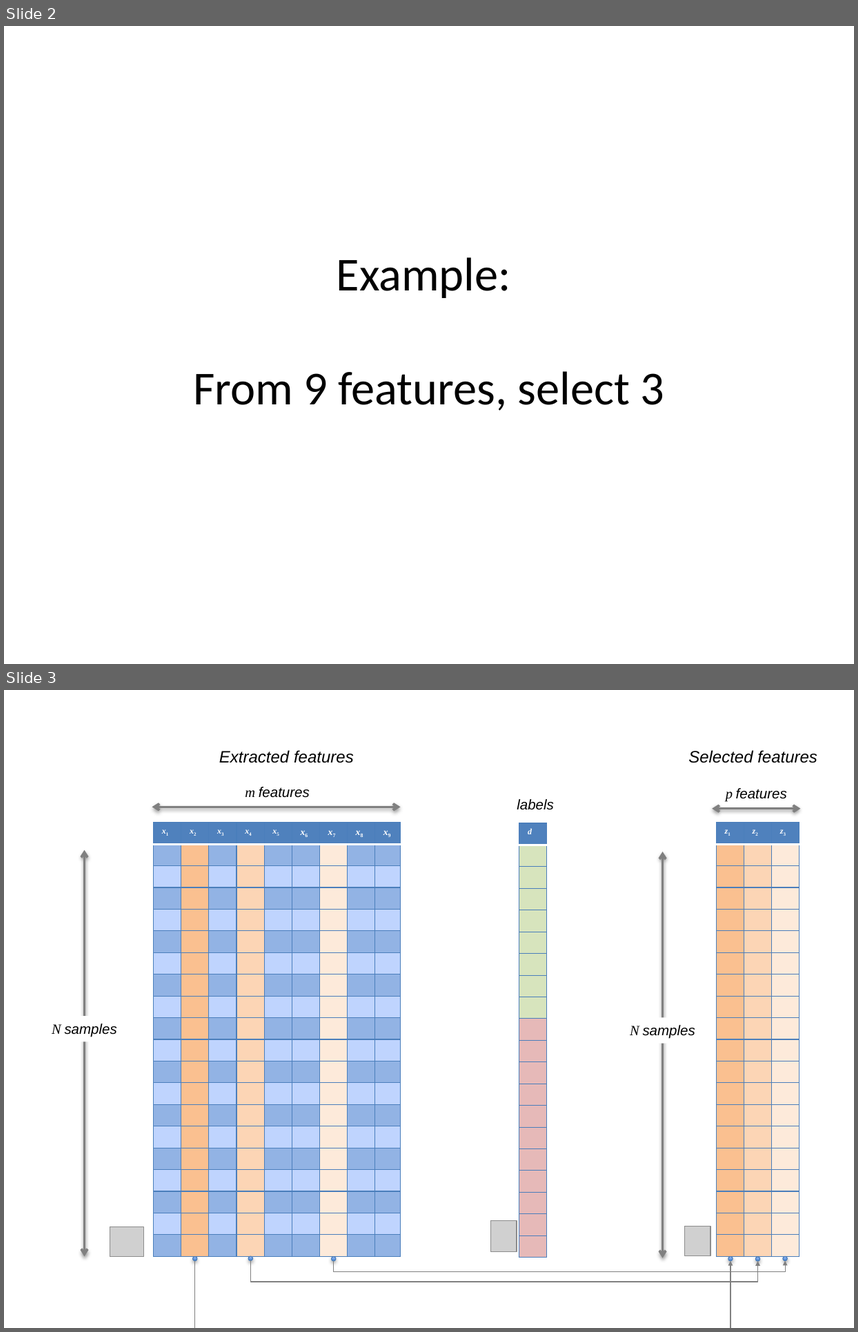
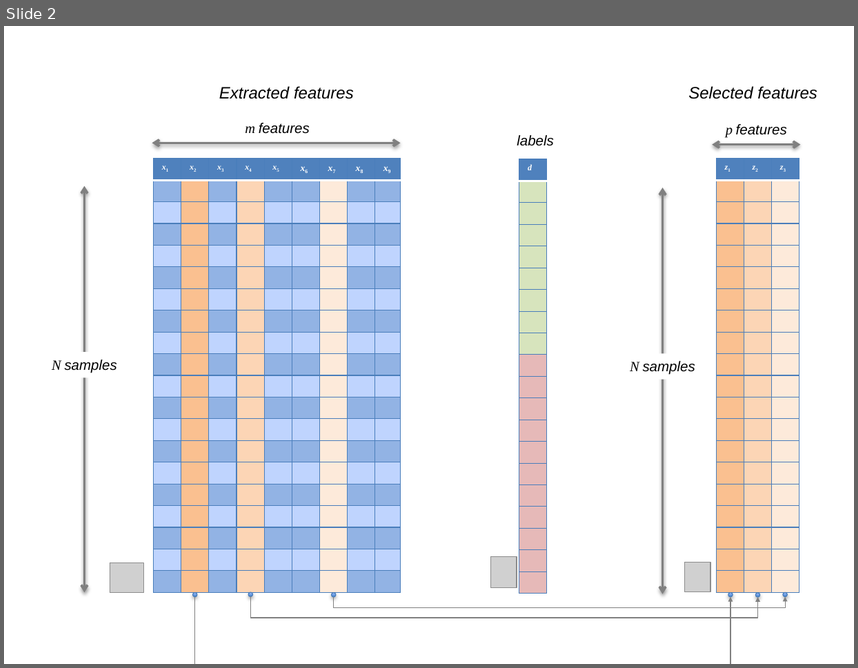
Before and after one commit to domingomery/patrones, a slide deck: clases/Cap03_Seleccion_de_Caracteristicas/presentations/PAT03_Clean.pptx. Shown one above the other, each under a label of ours: slides 2 and 3 before the commit, slide 2 after it. The pictures are 858x1332 and 858x668 pixels, drawn with LibreOffice and Linux fonts; fonts in the diff are those of the drawing; grey boxes stand for pictures. Boxes give left, top, right and bottom in pixels: in the first picture for what was removed or moved away, otherwise in the second. Text is boxed around its words. In the diff, an @@ line names an element or a change of style, - is before the commit and + after.

```diff
--- a/clases/Cap03_Seleccion_de_Caracteristicas/presentations/PAT03_Clean.pptx
+++ b/clases/Cap03_Seleccion_de_Caracteristicas/presentations/PAT03_Clean.pptx
@@ slide 2 removed at (4, 26, 854, 664), background #FFFFFF @@
@@ text removed at (193, 257, 665, 410) @@
-Example:
-From 9 features, select 3
@@ what was slide 3 is now slide 2 @@
```
Also in this commit, not shown: 1 slide changed, 1 slide added, 17 other slides removed, 11 other files.
